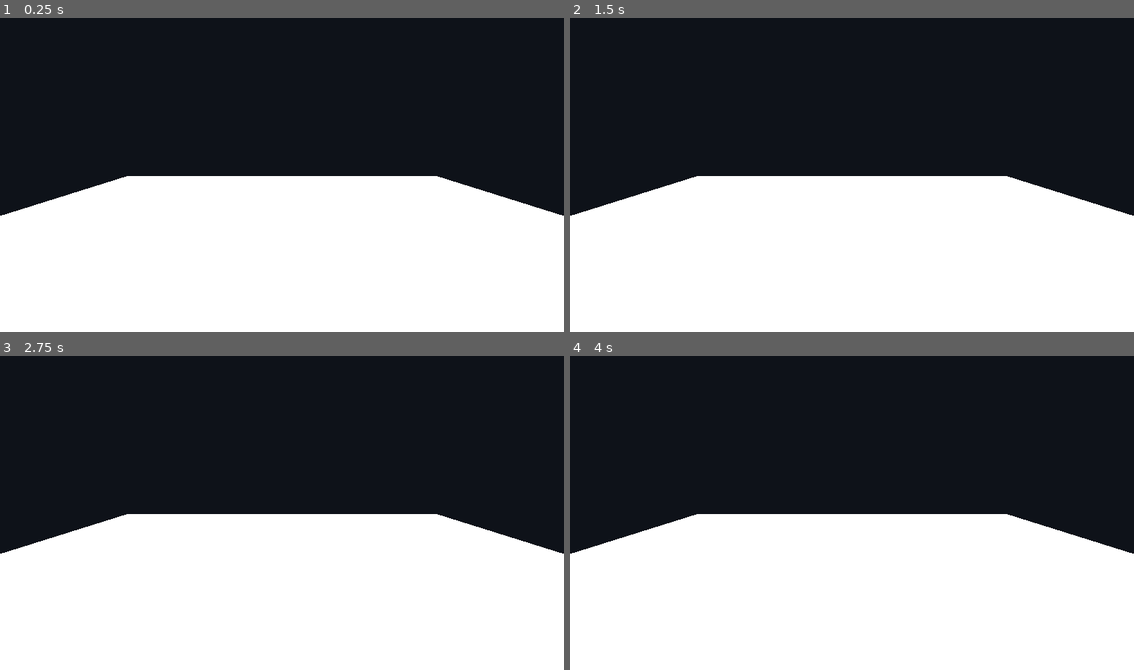
Above: before the commit, frames 1-4 (two rows, left to right).
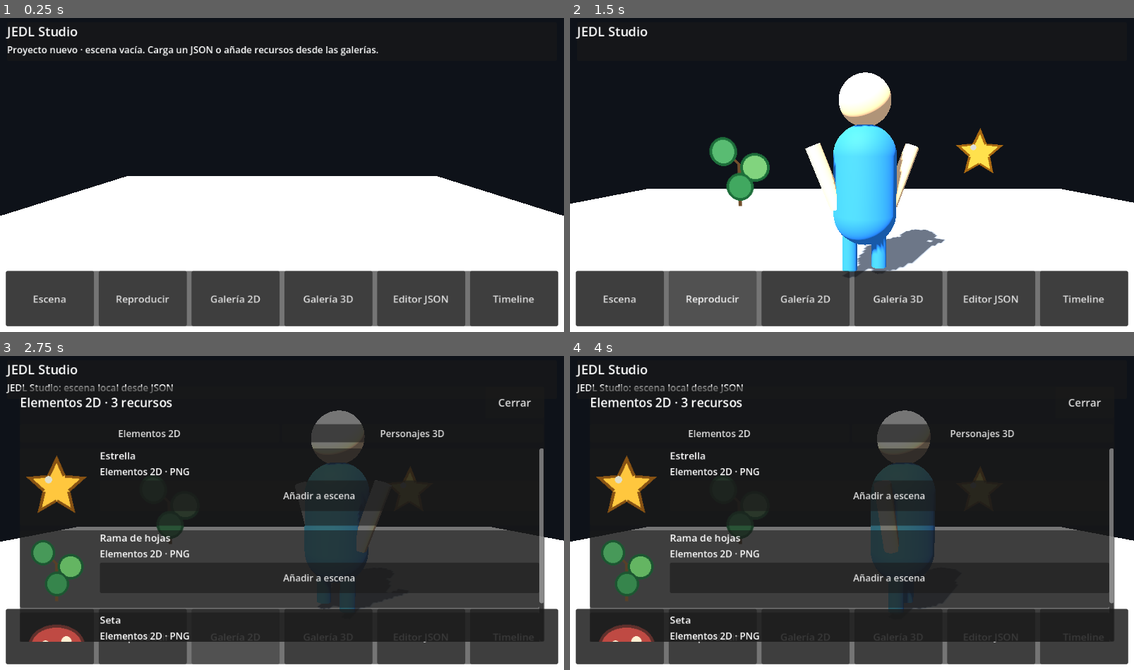
Above: after the commit, the same moments.

Repository: juancito860715-lgtm/jedl-studio
Game: Godot game, scene res://Main.tscn
Same seed, same stepped clock (60 frames per second), same inputs: the game is played once before the commit and once after it.
Inputs (mouse positions are in pixels of both pictures, inside the frame that each line leads up to):
- Up to frame 1 (0.25 s): no input
- Up to frame 2 (1.5 s): click (620, 297) at 0.5 s, where only the run after the commit has a clickable "Escena"; click (711, 297) at 1.25 s, where only the run after the commit has a clickable "Reproducir"
- Up to frame 3 (2.75 s): click (236, 635) at 2 s, where only the run after the commit has a clickable "Galería 2D"
- Up to frame 4 (4 s): click (897, 635) at 2.75 s, where only the run after the commit has a clickable "Galería 3D"; click (1083, 635) at 3.5 s, where only the run after the commit has a clickable "Timeline"

The runs differ from the first frame. In frame 1, 18% of the frame differs, in the area x 1-99%, y 2-99%; in frame 2, 29%; in frame 3, 49%, in the area x 0-100%, y 2-99%; in frame 4, 49%.
Error before the commit: Parse Error: Cannot infer the type of "property_name" variable because the value doesn't have a set type. (res://scripts/Main.gd:701)

Commit message:
fix(hito-1): explicitly type all timeline property selections

Diff:
--- a/scripts/Main.gd
+++ b/scripts/Main.gd
@@ -698,7 +698,7 @@
     if scene_parser == null or timeline_target_option.item_count == 0:
         return
     var target_id := String(timeline_target_option.get_item_metadata(timeline_target_option.selected))
-    var property_name := ["position", "rotation_degrees", "scale"][timeline_property_option.selected]
+    var property_name: String = String(["position", "rotation_degrees", "scale"][timeline_property_option.selected])
     var value := Vector3(timeline_value_spins[0].value, timeline_value_spins[1].value, timeline_value_spins[2].value)
     var engine = scene_parser.timeline_engine
     if engine.edit_keyframe(target_id, property_name, timeline_time_spin.value, value):
@@ -711,7 +711,7 @@
     if scene_parser == null or timeline_target_option.item_count == 0:
         return
     var target_id := String(timeline_target_option.get_item_metadata(timeline_target_option.selected))
-    var property_name := ["position", "rotation_degrees", "scale"][timeline_property_option.selected]
+    var property_name: String = String(["position", "rotation_degrees", "scale"][timeline_property_option.selected])
     var engine = scene_parser.timeline_engine
     if engine.move_keyframe(target_id, property_name, timeline_old_time_spin.value, timeline_time_spin.value):
         timeline_slider.max_value = maxf(0.01, float(engine.duration_seconds))
@@ -724,7 +724,7 @@
     if scene_parser == null or timeline_target_option.item_count == 0:
         return
     var target_id := String(timeline_target_option.get_item_metadata(timeline_target_option.selected))
-    var property_name := ["position", "rotation_degrees", "scale"][timeline_property_option.selected]
+    var property_name: String = String(["position", "rotation_degrees", "scale"][timeline_property_option.selected])
     var engine = scene_parser.timeline_engine
     if engine.delete_keyframe(target_id, property_name, timeline_time_spin.value):
         timeline_slider.max_value = maxf(0.01, float(engine.duration_seconds))
